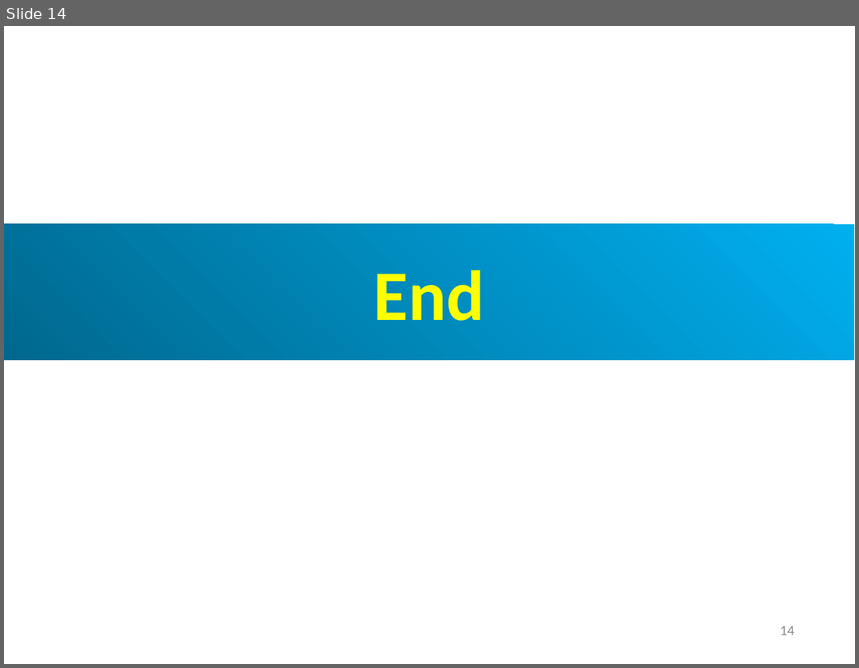
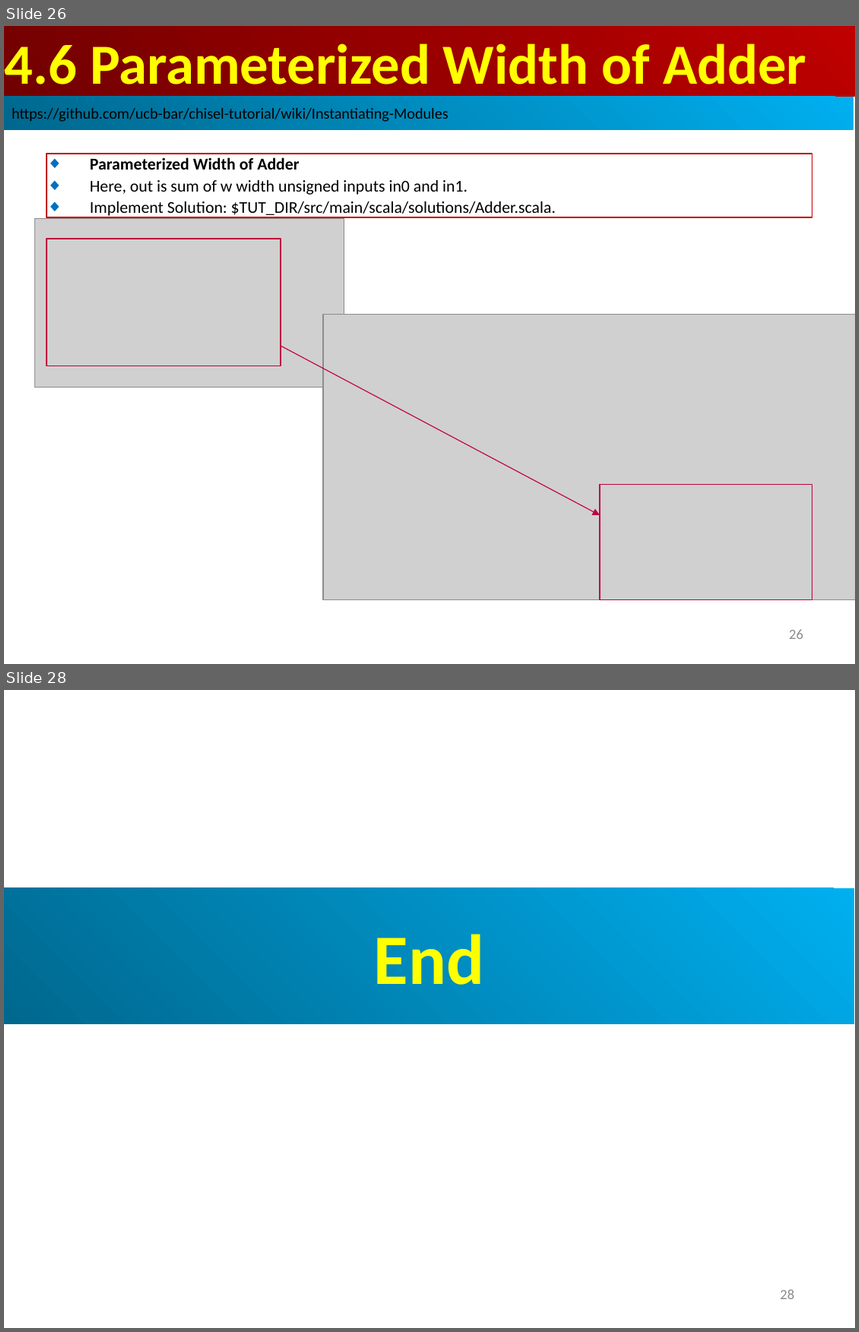
Before and after one commit to peterhchen/AIU_CS800_Chisel, a slide deck: 700_Dev_Guide/004_Module/000_Video/004_Module.ppt. Shown one above the other, each under a label of ours: slide 14 before the commit, slides 26 and 28 after it; the slides between them are not shown. The pictures are 859x668 and 859x1332 pixels, drawn with LibreOffice and Linux fonts; fonts in the diff are those of the drawing; grey boxes stand for pictures. Boxes give left, top, right and bottom in pixels: in the first picture for what was removed or moved away, otherwise in the second. Text is boxed around its words. In the diff, an @@ line names an element or a change of style, - is before the commit and + after.

```diff
--- a/700_Dev_Guide/004_Module/000_Video/004_Module.ppt
+++ b/700_Dev_Guide/004_Module/000_Video/004_Module.ppt
@@ slide 26 added at <box>4,26,855,664</box>, background #FFFFFF @@
@@ rectangle added at <box>5,26,855,97</box>, fill gradient #BF0000 to #710000, 48 pt, text #FFFF00, bold @@
+4.6 Parameterized Width of Adder
@@ rectangle added at <box>4,97,854,130</box>, fill gradient #00AFEF to #00688E, 13 pt, text #000000 @@
+https://github.com/ucb-bar/chisel-tutorial/wiki/Instantiating-Modules
@@ rectangle added at <box>47,154,813,218</box>, outline #C00000 0.74 pt, 14 pt, text #000000 @@
+◆ Parameterized Width of Adder
+◆ Here, out is sum of w width unsigned inputs in0 and in1.
+◆ Implement Solution: $TUT_DIR/src/main/scala/solutions/Adder.scala.
@@ picture added at <box>34,218,344,388</box> @@
@@ rectangle added at <box>47,239,281,366</box>, outline #BF0041 0.74 pt @@
@@ picture added at <box>323,315,855,601</box> @@
@@ arrow added from (281, 346) to (600, 515), #BF0041 0.74 pt @@
@@ rectangle added at <box>600,485,813,601</box>, outline #BF0041 0.74 pt @@
@@ page number added at <box>789,629,804,639</box>, 12 pt, text #8B8B8B @@
+26
@@ what was slide 14 is now slide 28 @@
@@ page number at <box>780,1290,794,1300</box>: text changed @@
-14
+28
```
Also in this commit, not shown: 10 slides changed, 13 other slides added.
